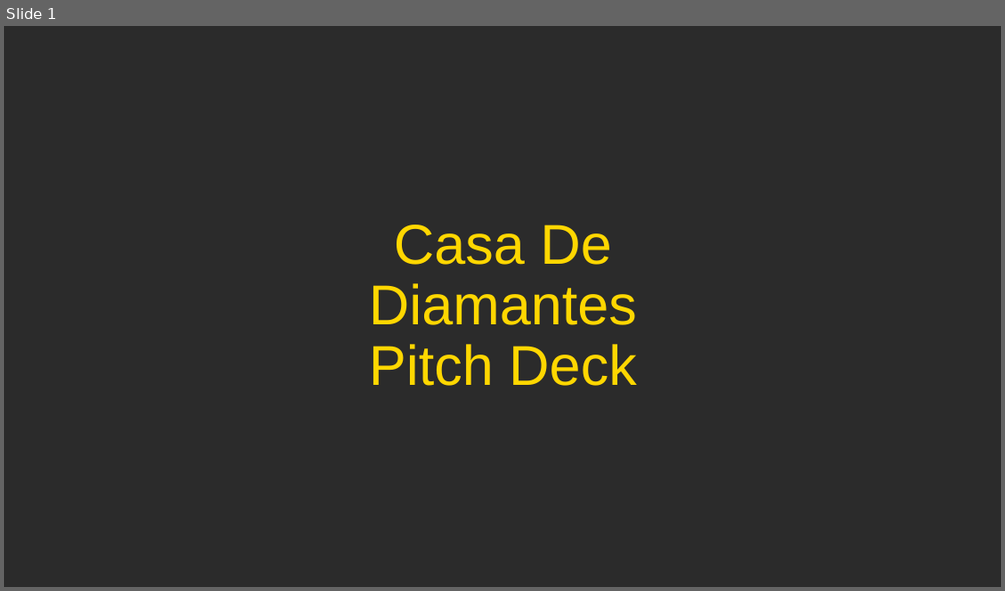
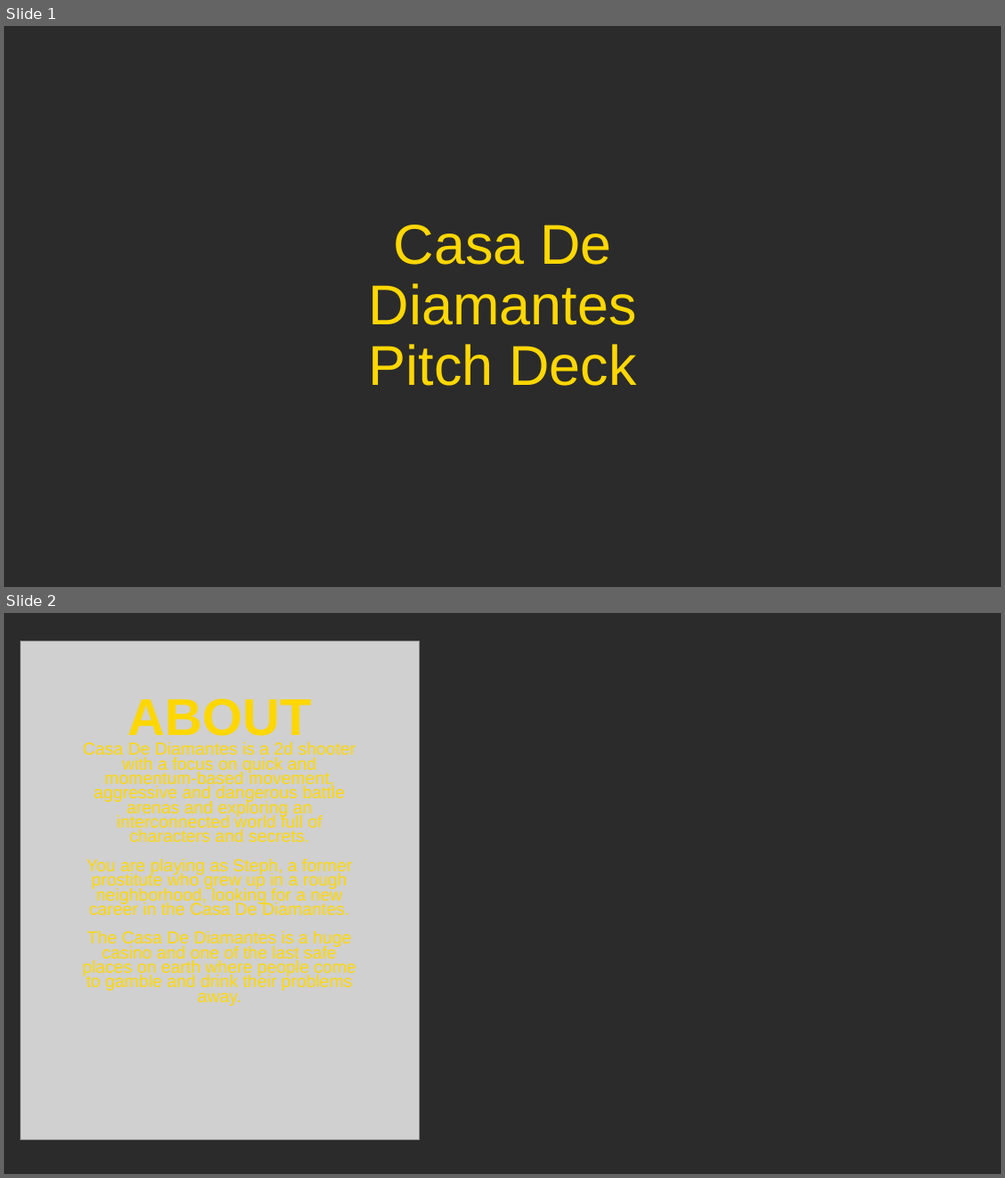
Before and after one commit to SoulPixelIV/casa-de-diamantes, a slide deck: CasaDeDiamantes.odp. Shown one above the other, each under a label of ours: slide 1 before the commit, slides 1 and 2 after it. The pictures are 1005x591 and 1005x1178 pixels, drawn with LibreOffice and Linux fonts; fonts in the diff are those of the drawing; grey boxes stand for pictures; background and template pictures are left out; a plain dark background stands for a picture behind light text. Boxes give left, top, right and bottom in pixels: in the first picture for what was removed or moved away, otherwise in the second. Text is boxed around its words. In the diff, an @@ line names an element or a change of style, - is before the commit and + after.

```diff
--- a/CasaDeDiamantes.odp
+++ b/CasaDeDiamantes.odp
@@ slide 2 added at <box>4,613,1001,1174</box>, background picture (left out) @@
@@ picture added at <box>20,641,419,1140</box> @@
@@ title added at <box>82,698,356,1005</box>, 16.6 pt, text #FFD700 @@
+ABOUT
+Casa De Diamantes is a 2d shooter with a focus on quick and momentum-based movement, aggressive and dangerous battle arenas and exploring an interconnected world full of characters and secrets.
+You are playing as Steph, a former prostitute who grew up in a rough neighborhood, looking for a new career in the Casa De Diamantes.
+The Casa De Diamantes is a huge casino and one of the last safe places on earth where people come to gamble and drink their problems away.
```
Also in this commit, not shown: 1 slide changed, 2 other slides added, 3 slides removed, 8 other files.
